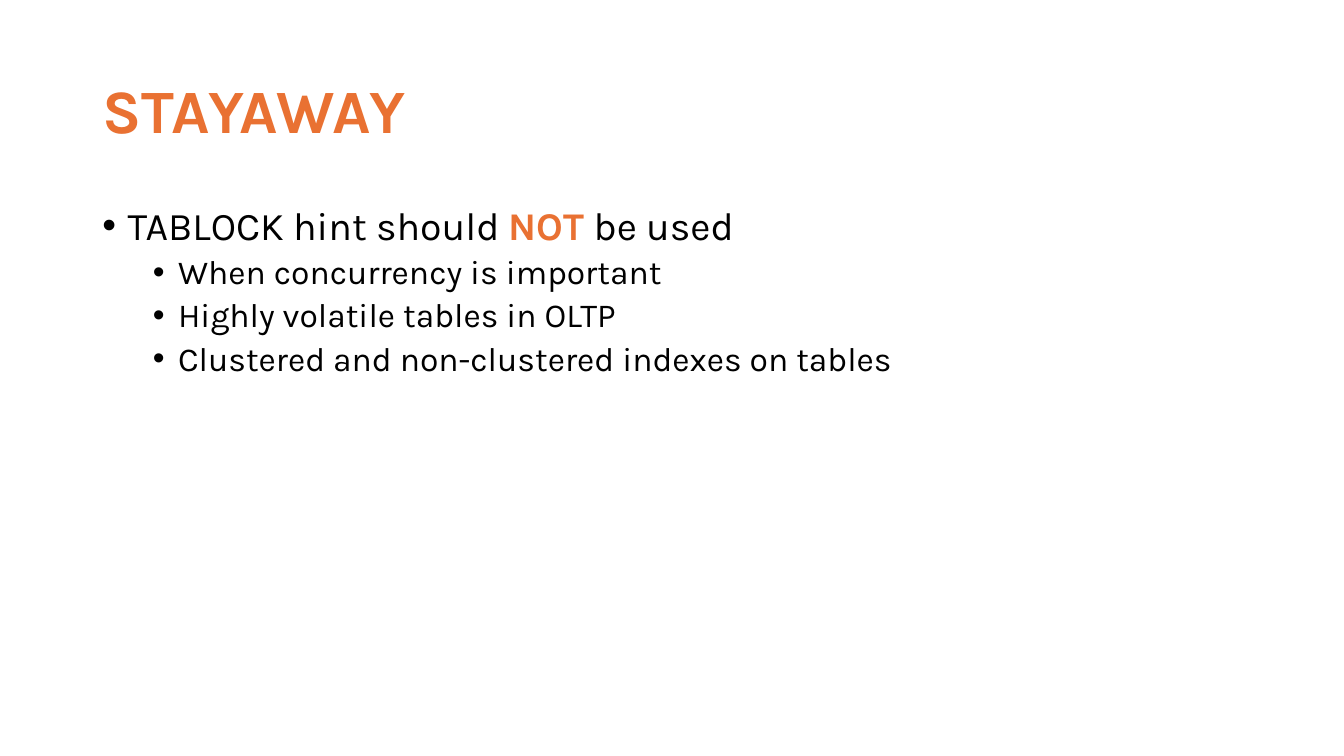
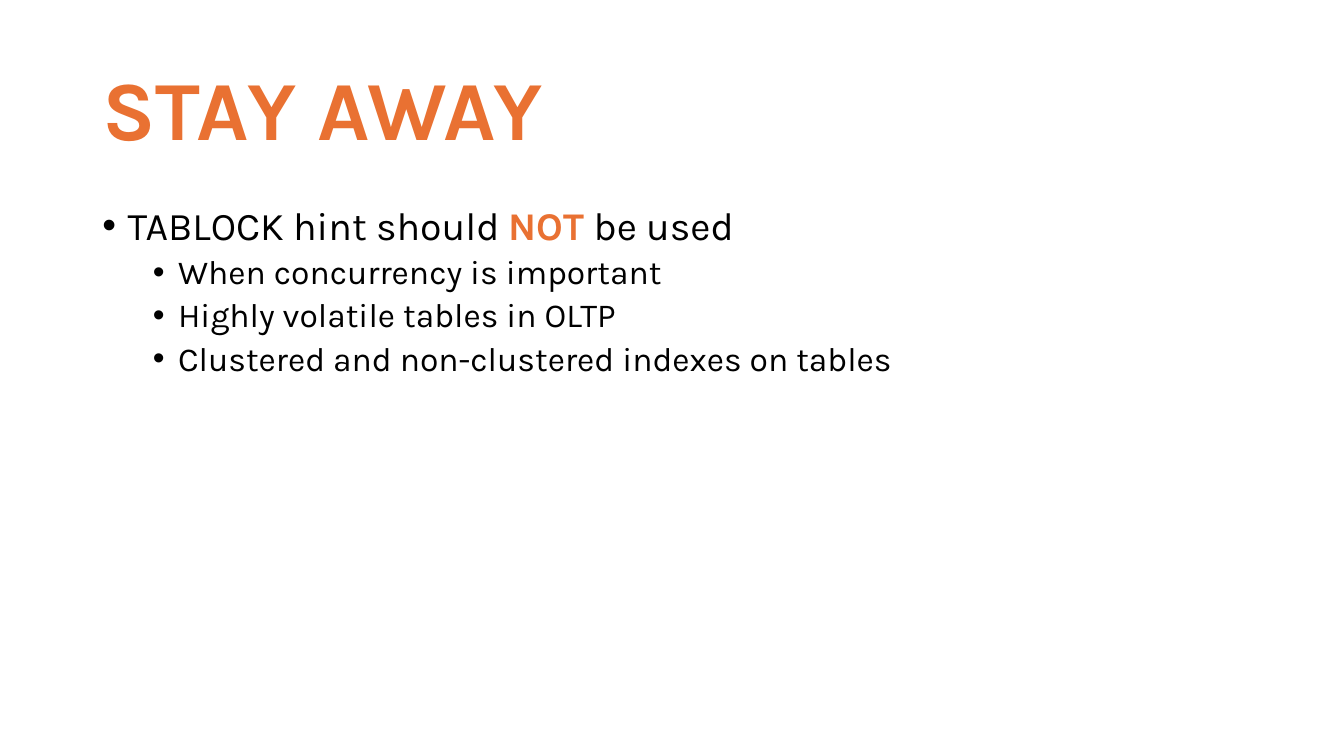
Before and after one commit to haripriyasb/TABLOCK, a slide deck: slide 10 of Load Data Faster.pptx (slide 8 before the commit). Drawn at 1344x756 pixels with LibreOffice and Linux fonts; fonts in the diff are those of the drawing. Boxes give left, top, right and bottom in pixels: in the first picture for what was removed or moved away, otherwise in the second. Text is boxed around its words. In the diff, an @@ line names an element or a change of style, - is before the commit and + after.

```diff
--- a/Load Data Faster.pptx
+++ b/Load Data Faster.pptx
@@ title at [102,84,543,141]: text changed; size 44 to 60 pt @@
-STAYAWAY
+STAY AWAY
```
Also in this commit, not shown: 6 other slides changed, 3 slides added, 1 slide removed.
